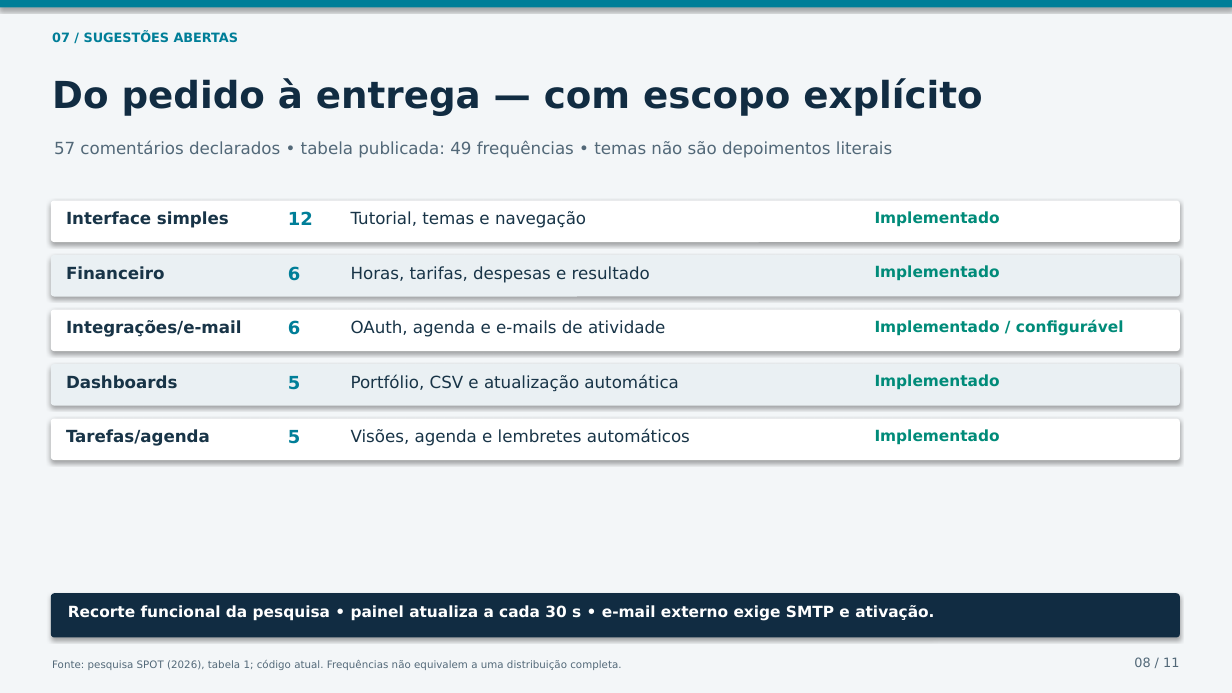
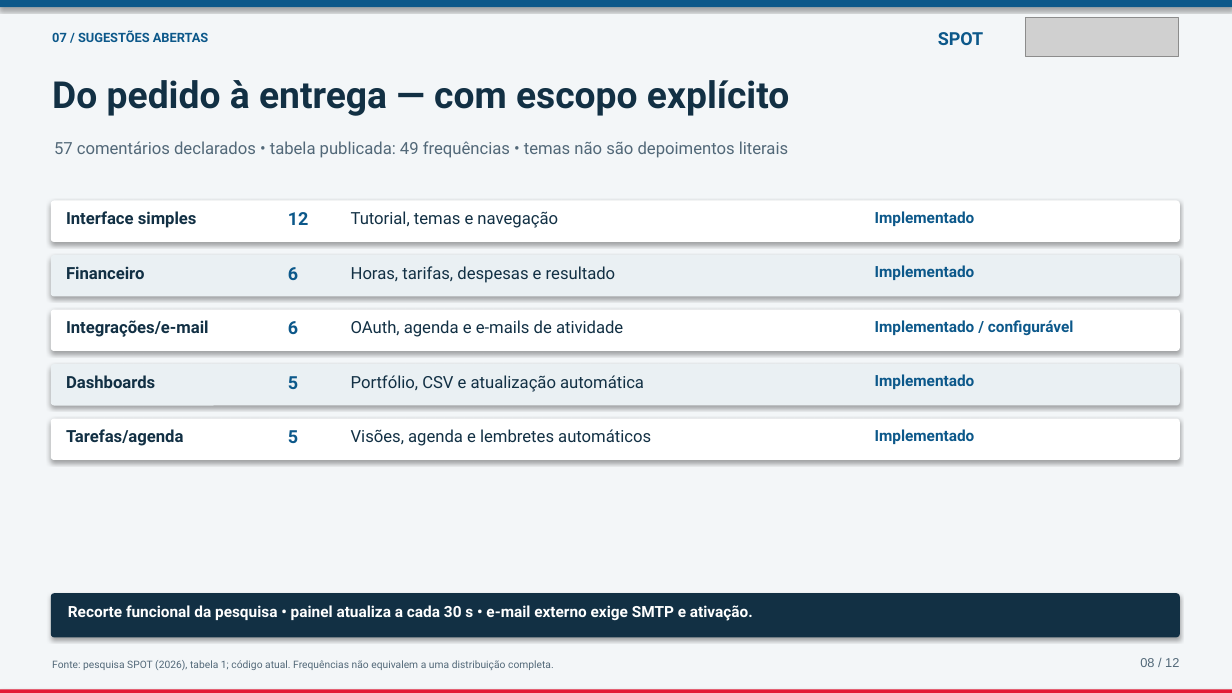
Before and after one commit to iamnotlittleprince/SPOT, a slide deck: slide 8 of docs/tcc/SPOT-Defesa-TCC-revisado.pptx. Drawn at 1232x693 pixels with LibreOffice and Linux fonts; fonts in the diff are those of the drawing; grey boxes stand for pictures. Boxes give left, top, right and bottom in pixels: in the first picture for what was removed or moved away, otherwise in the second. Text is boxed around its words. In the diff, an @@ line names an element or a change of style, - is before the commit and + after.

```diff
--- a/docs/tcc/SPOT-Defesa-TCC-revisado.pptx
+++ b/docs/tcc/SPOT-Defesa-TCC-revisado.pptx
@@ rectangle at [0,0,1232,7]: fill #007E98 to #0C588A @@
@@ picture added at [1026,18,1178,56] @@
@@ text added at [938,32,983,45], 14 pt, text #0C588A, bold @@
+SPOT
@@ text "Do pedido à entrega — ..." at [52,80,789,116]: font DejaVu Sans to Roboto, text colour #112C42 to #123044 @@
@@ font DejaVu Sans to Roboto, text colour #007E98 to #0C588A in 6 elements at [52,30,208,42], [288,212,309,225], [288,267,298,280], [288,321,298,334], [288,376,298,389], [288,430,298,443] @@
@@ font DejaVu Sans to Roboto, text colour #183447 to #123044 in 10 elements at [66,211,197,228], [351,211,558,228], [66,266,144,279], [351,266,616,283], [66,320,209,337], [351,320,623,337], [66,375,155,388], [351,375,644,392], [66,429,183,446], [351,429,651,446] @@
@@ font DejaVu Sans to Roboto, text colour #008B79 to #0C588A in 5 elements at [875,211,975,226], [875,265,975,280], [875,320,1074,336], [875,374,975,389], [875,429,975,444] @@
@@ rounded rectangle at [51,593,1180,638]: fill #112C42 to #123044 @@
@@ font DejaVu Sans to Roboto in 3 elements at [54,141,788,158], [52,660,554,670], [68,605,753,621] @@
@@ text at [1140,658,1179,667]: text changed; font DejaVu Sans to Arial @@
-08 / 11
+08 / 12
@@ rectangle added at [0,689,1232,693], fill #E31B36 @@
```
Also in this commit, not shown: 10 other slides changed, 1 slide added, 18 other files.
